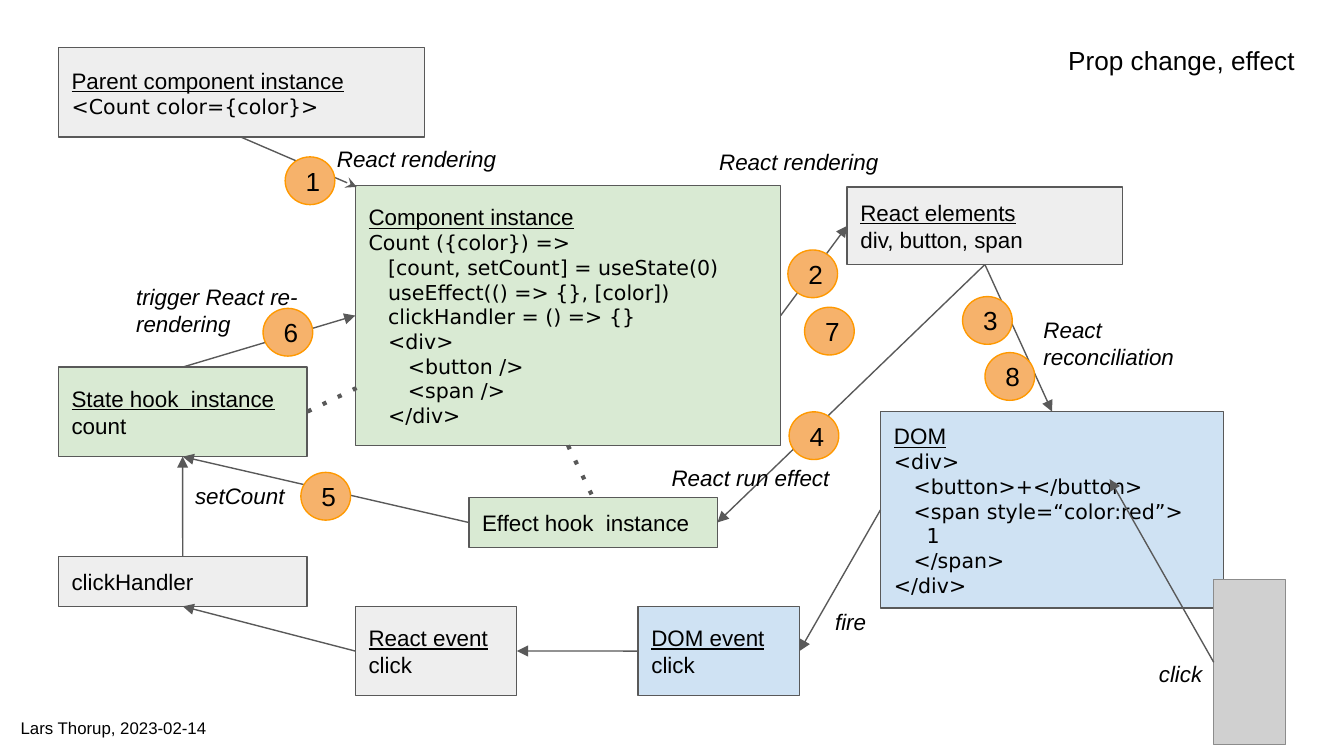
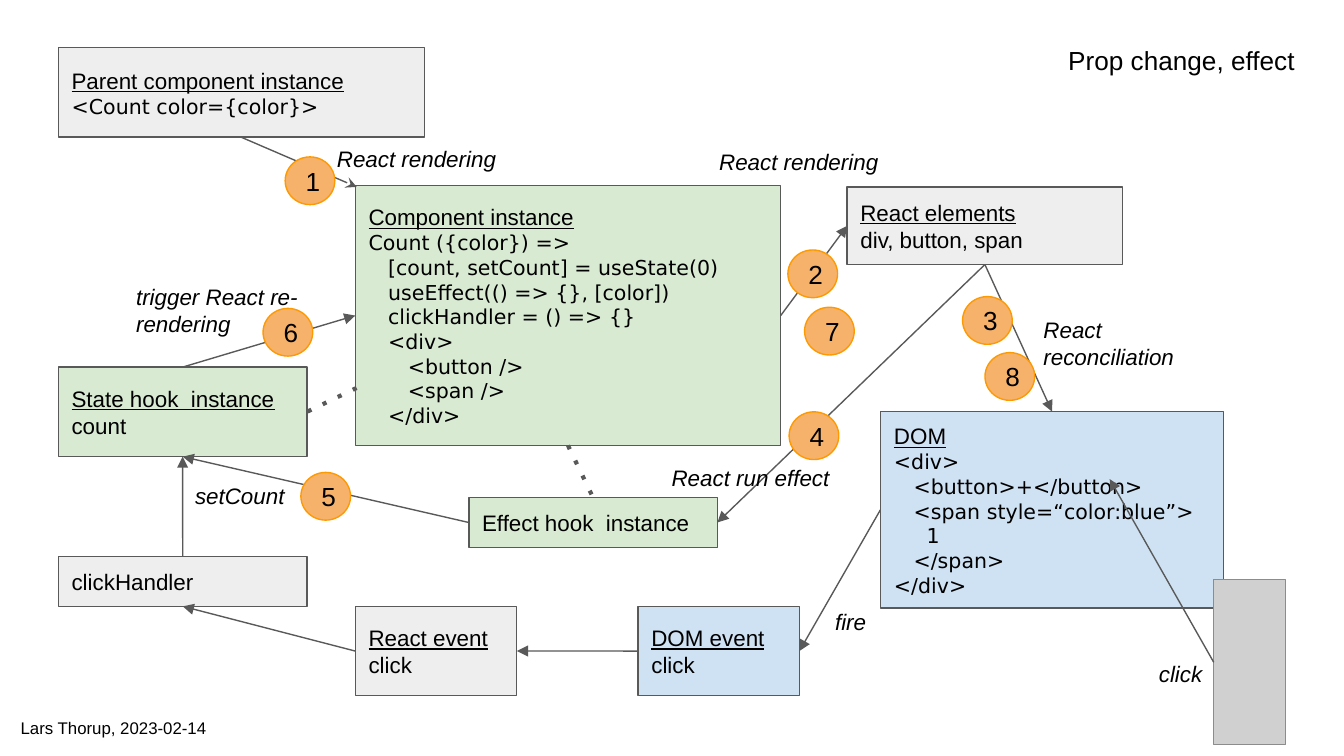
Before and after one commit to larsthorup/react-diagram, a slide deck: slide 4 of doc/react-diagram.odp. Drawn at 1344x756 pixels with LibreOffice and Linux fonts; fonts in the diff are those of the drawing; grey boxes stand for pictures. Boxes give left, top, right and bottom in pixels: in the first picture for what was removed or moved away, otherwise in the second. Text is boxed around its words. In the diff, an @@ line names an element or a change of style, - is before the commit and + after.

```diff
--- a/doc/react-diagram.odp
+++ b/doc/react-diagram.odp
@@ text in rectangle at [914, 502, 1194, 524]: text changed @@
-<span style=“color:red”>
+<span style=“color:blue”>
```
Also in this commit, not shown: 1 other slide changed, 2 other files.
